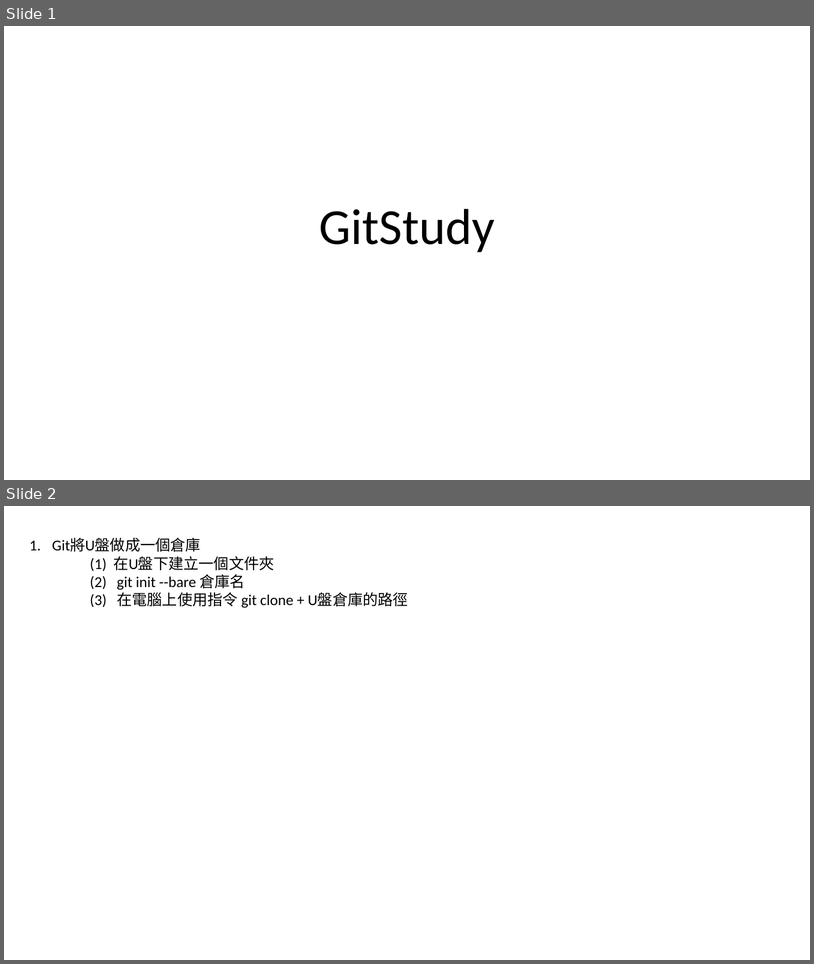
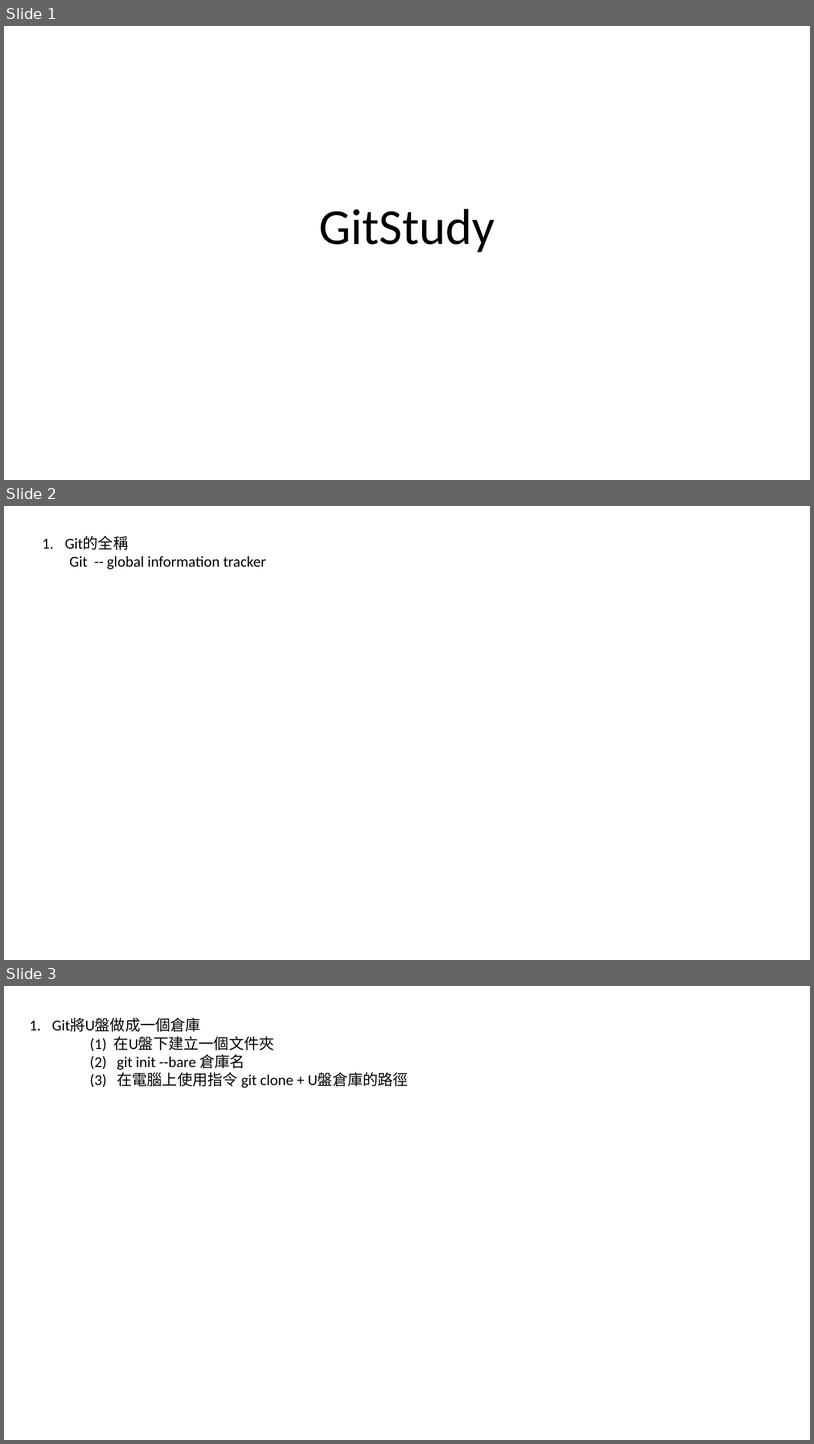
Before and after one commit to luchaojun/ChaojunStudy, a slide deck: GitStudy/GitStudy.pptx. Shown one above the other, each under a label of ours: slides 1 and 2 before the commit, slides 1, 2 and 3 after it. The pictures are 814x964 and 814x1444 pixels, drawn with LibreOffice and Linux fonts; fonts in the diff are those of the drawing. Boxes give left, top, right and bottom in pixels: in the first picture for what was removed or moved away, otherwise in the second. Text is boxed around its words. In the diff, an @@ line names an element or a change of style, - is before the commit and + after.

Commit message:
Git Study-add git full name

```diff
--- a/GitStudy/GitStudy.pptx
+++ b/GitStudy/GitStudy.pptx
@@ slide 2 added at box(4, 506, 810, 960), background #FFFFFF @@
@@ text added at box(65, 537, 266, 570), 18 pt, text #000000 @@
+1. Git的全稱
+Git -- global information tracker
@@ what was slide 2 is now slide 3 @@
```
